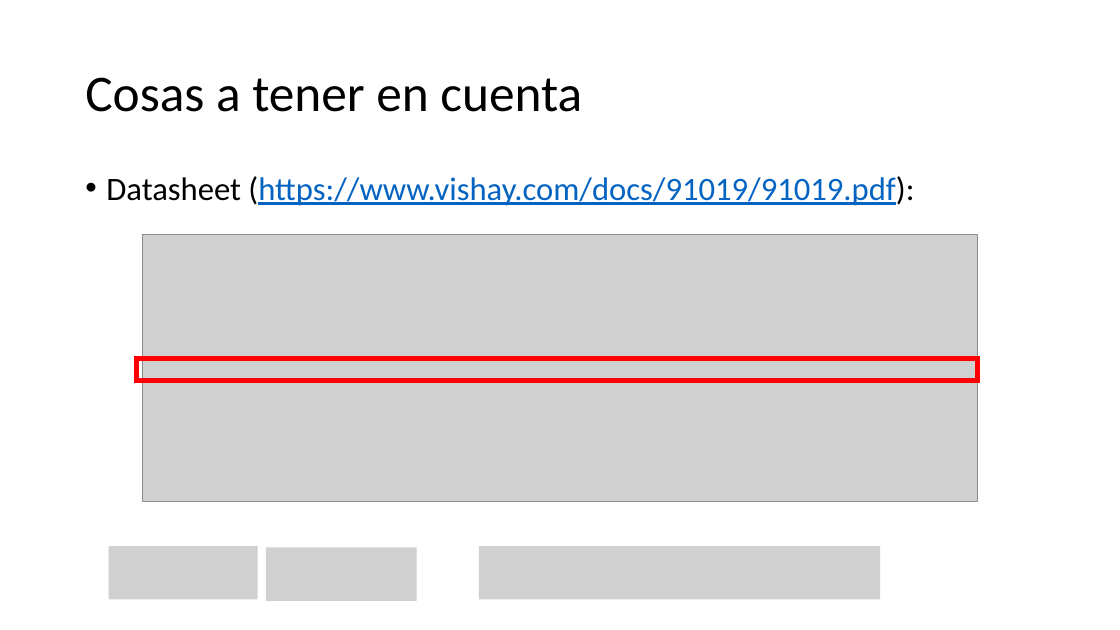
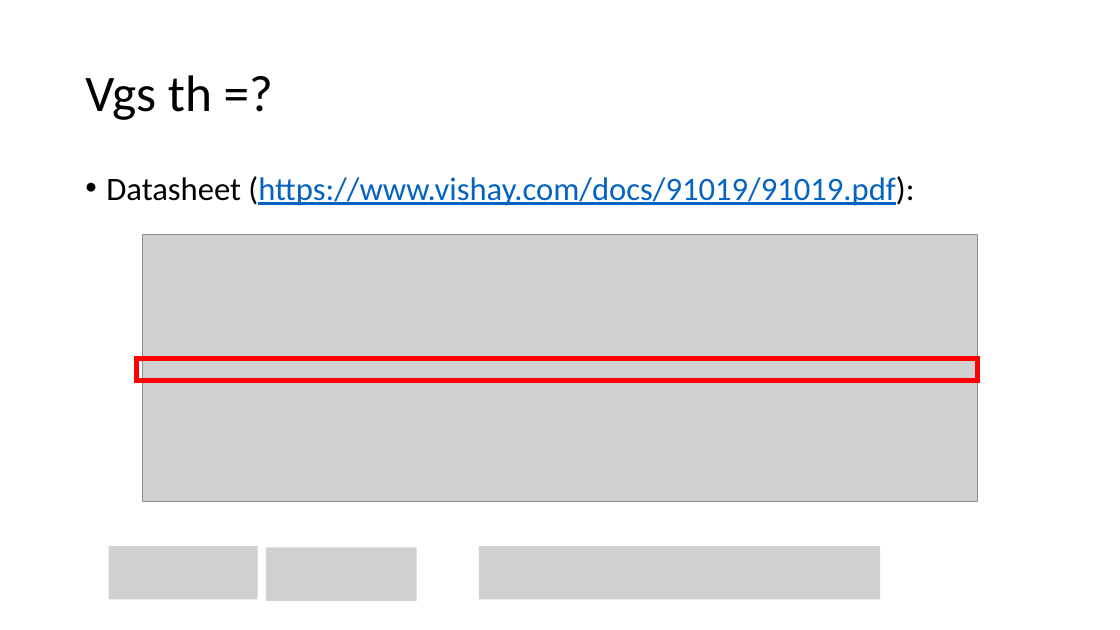
Before and after one commit to jmestanza/potencia, a slide deck: slide 2 of TP1/Ejercicio1/Potencia Ejercicio 1.pptx (slide 3 before the commit). Drawn at 1120x630 pixels with LibreOffice and Linux fonts; fonts in the diff are those of the drawing; grey boxes stand for pictures. Boxes give left, top, right and bottom in pixels: in the first picture for what was removed or moved away, otherwise in the second. Text is boxed around its words. In the diff, an @@ line names an element or a change of style, - is before the commit and + after.

```diff
--- a/TP1/Ejercicio1/Potencia Ejercicio 1.pptx
+++ b/TP1/Ejercicio1/Potencia Ejercicio 1.pptx
@@ title at [85, 75, 212, 120]: text changed @@
-Cosas a tener en cuenta
+Vgs th =?
```
Also in this commit, not shown: 2 other slides changed, 10 slides added, 8 slides removed, 5 other files.
